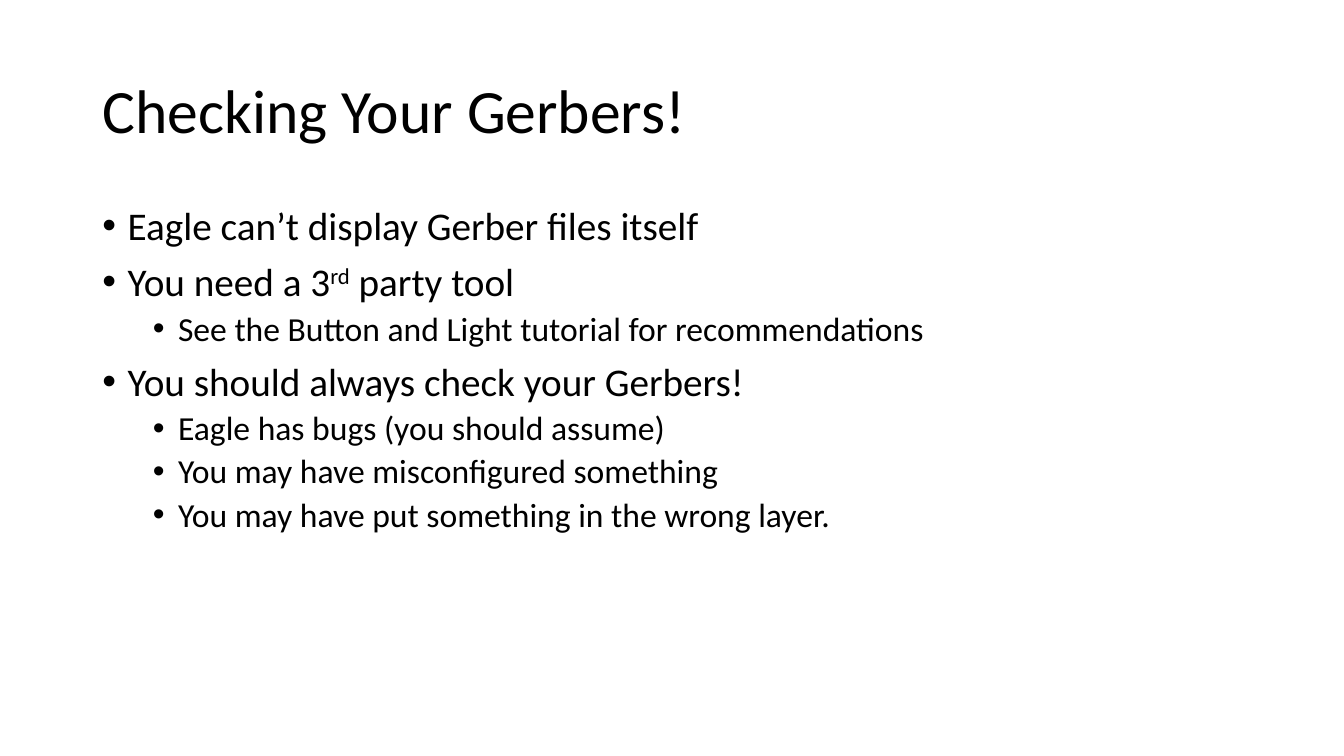
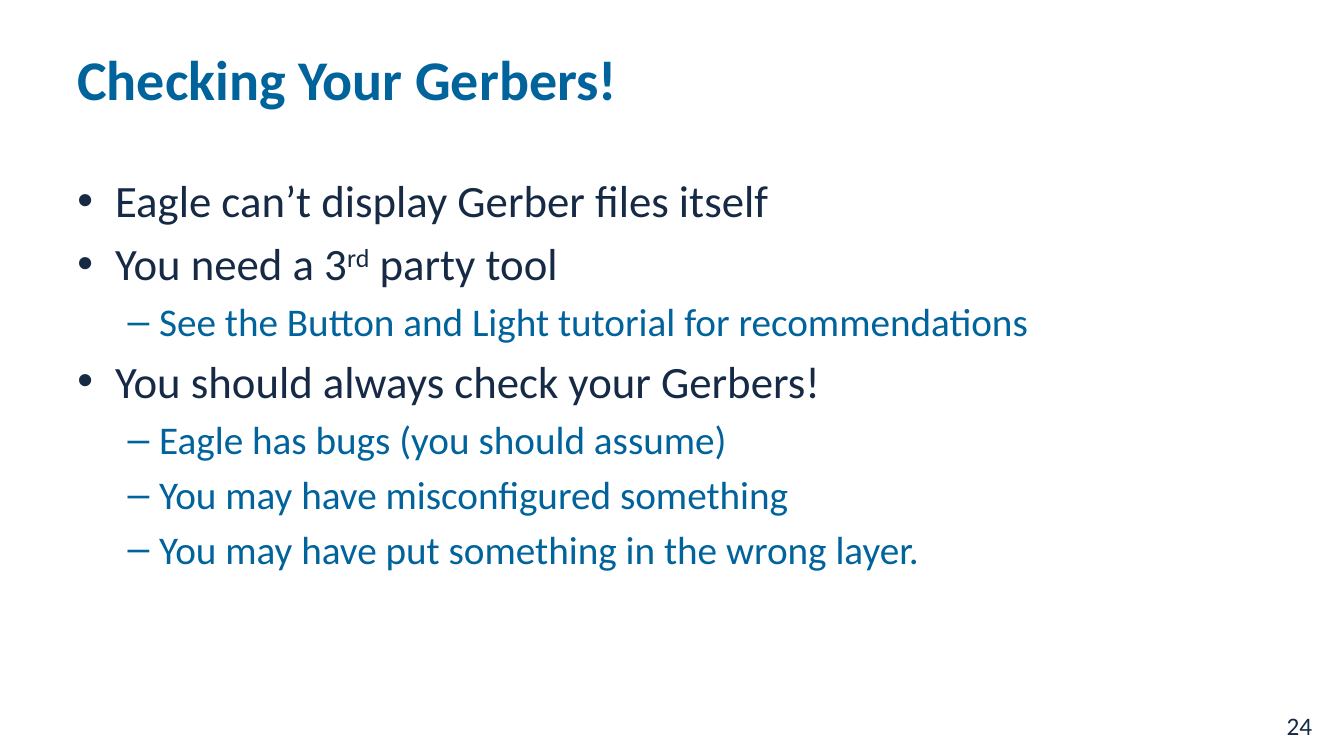
Before and after one commit to NVSL/QuadClass-Resources, a slide deck: slide 24 of labs/Laying-Out-The-Board/Laying-Out-The-Board.pptx. Drawn at 1344x756 pixels with LibreOffice and Linux fonts; fonts in the diff are those of the drawing; background and template pictures are left out. Boxes give left, top, right and bottom in pixels: in the first picture for what was removed or moved away, otherwise in the second. Text is boxed around its words. In the diff, an @@ line names an element or a change of style, - is before the commit and + after.

```diff
--- a/labs/Laying-Out-The-Board/Laying-Out-The-Board.pptx
+++ b/labs/Laying-Out-The-Board/Laying-Out-The-Board.pptx
@@ title "Checking Your Gerbers!" moved from (x1=102, y1=90, x2=685, y2=144) to (x1=77, y1=60, x2=616, y2=110) @@
@@ title "Checking Your Gerbers!" at (x1=77, y1=60, x2=616, y2=110): size 44 to 40 pt, text colour #000000 to #01639C, bold on; line spacing 0.9 to 1 @@
@@ text "Eagle can’t display Gerber files ..." moved from (x1=128, y1=212, x2=923, y2=533) to (x1=115, y1=185, x2=1028, y2=571) @@
@@ text "Eagle can’t display Gerber files ..." at (x1=115, y1=185, x2=1028, y2=571): size 28 to 32 pt, text colour #000000 to #162A46 in "Eagle can’t display Gerber files itself", "You need a 3rd party tool", "You should always check your Gerbers!"; size 24 to 28 pt, text colour #000000 to #01639C in "See the Button and Light tutorial for ...", "Eagle has bugs (you should assume)", "You may have misconfigured something", "You may have put something in the ..."; indent changed; line spacing 0.9 to 1; less space between paragraphs; bullet • to – @@
@@ page number added at (x1=1287, y1=718, x2=1313, y2=735), 18 pt, text #162A46 @@
+24
```
Also in this commit, not shown: 29 other slides changed, 7 other files.
